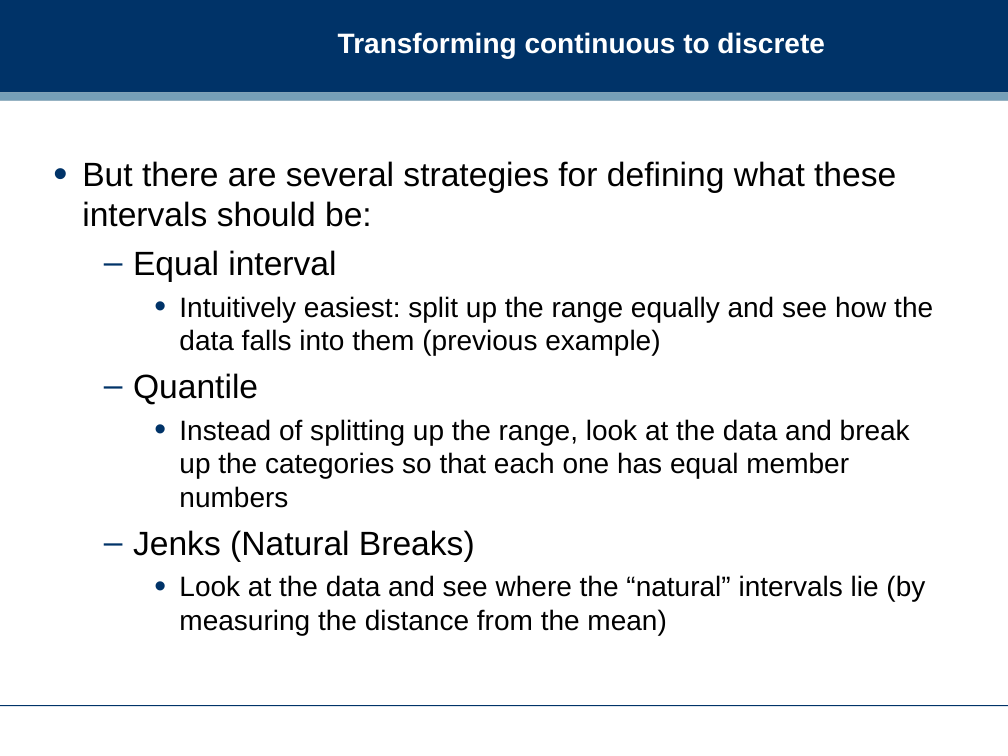
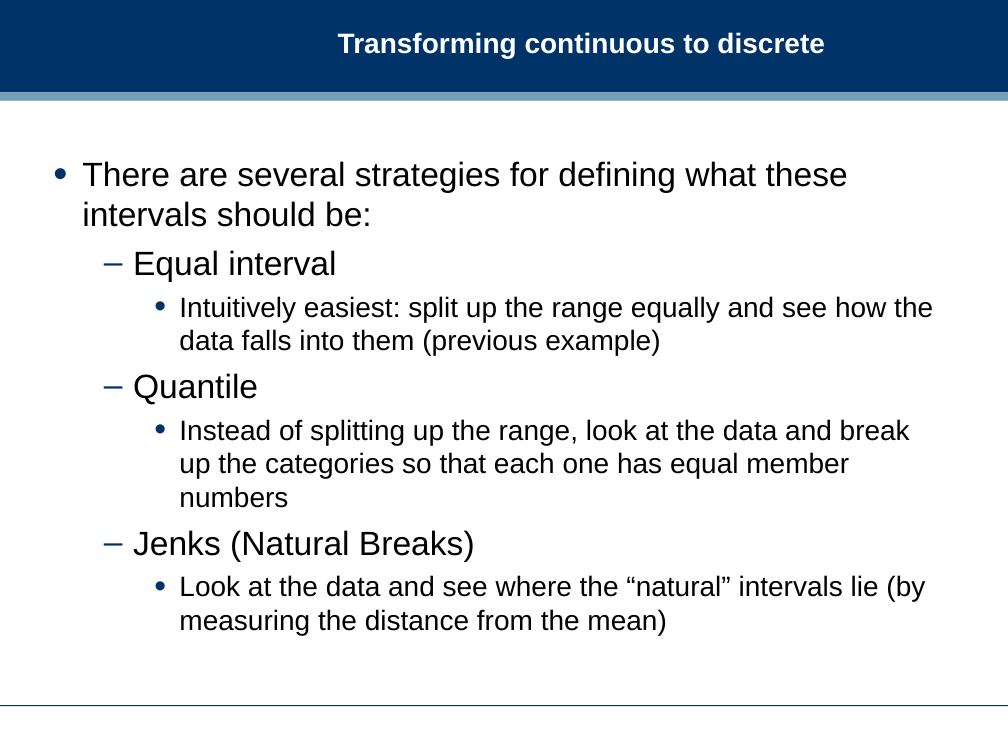
Before and after one commit to dreamind/ix, a slide deck: slide 11 of lectures/making-sense-data/bivariate-analysis.ppt. Drawn at 1008x756 pixels with LibreOffice and Linux fonts; fonts in the diff are those of the drawing; background and template pictures are left out. Boxes give left, top, right and bottom in pixels: in the first picture for what was removed or moved away, otherwise in the second. Text is boxed around its words. In the diff, an @@ line names an element or a change of style, - is before the commit and + after.

```diff
--- a/lectures/making-sense-data/bivariate-analysis.ppt
+++ b/lectures/making-sense-data/bivariate-analysis.ppt
@@ text at box(82, 161, 848, 227): text changed @@
-• But there are several strategies for defining what these intervals should be:
+• There are several strategies for defining what these intervals should be:
```
Also in this commit, not shown: 8 other slides changed, 1 slide added, 2 other files.
